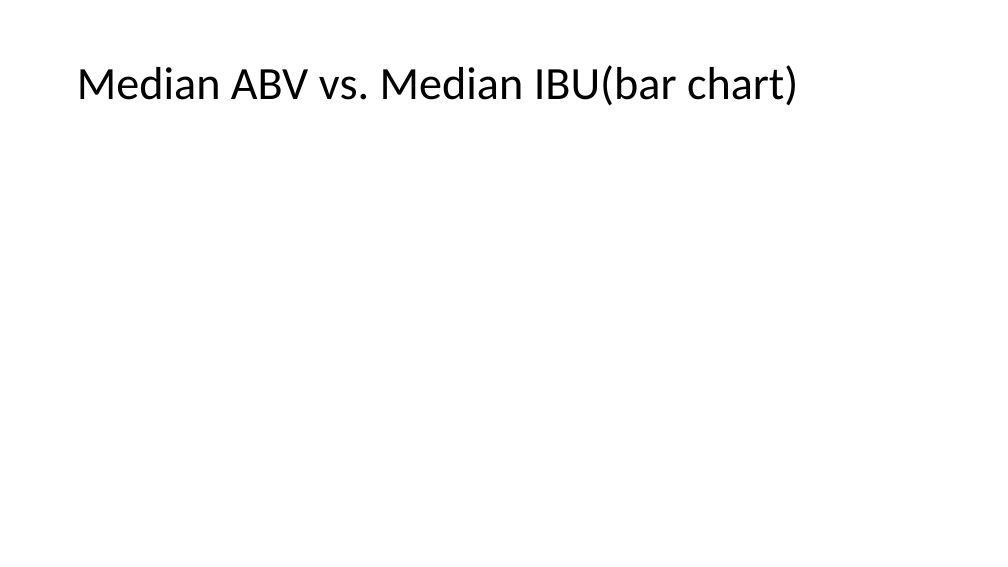
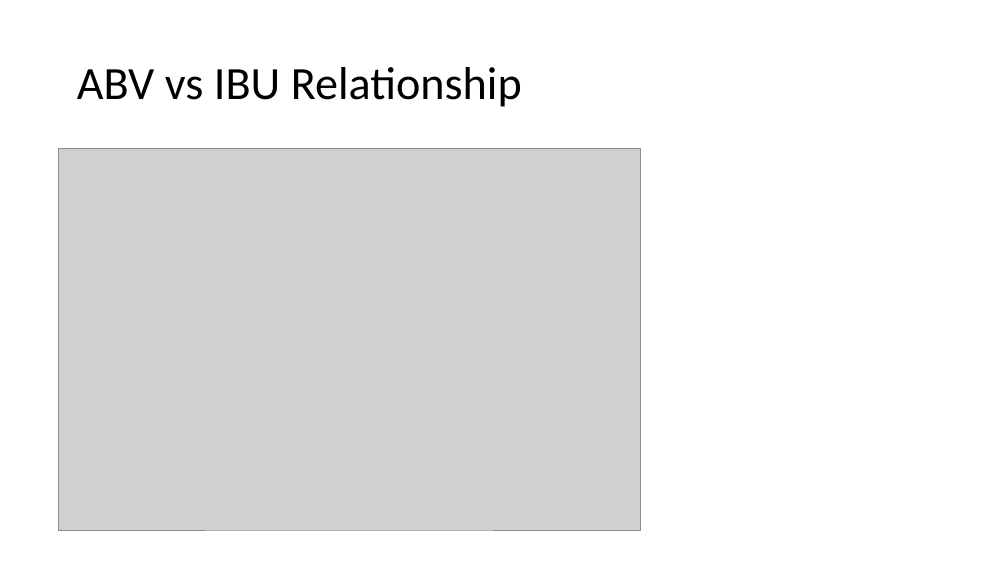
Before and after one commit to RiccoFerraro/dds_case_study_1, a slide deck: slide 19 of Beers_and_Breweries.pptx (slide 6 before the commit). Drawn at 1008x567 pixels with LibreOffice and Linux fonts; fonts in the diff are those of the drawing; grey boxes stand for pictures. Boxes give left, top, right and bottom in pixels: in the first picture for what was removed or moved away, otherwise in the second. Text is boxed around its words. In the diff, an @@ line names an element or a change of style, - is before the commit and + after.

```diff
--- a/Beers_and_Breweries.pptx
+++ b/Beers_and_Breweries.pptx
@@ title at [77,67,522,107]: text changed @@
-Median ABV vs. Median IBU(bar chart)
+ABV vs IBU Relationship
@@ picture added at [58,149,640,531] @@
```
Also in this commit, not shown: 5 other slides changed, 13 slides added, 2 slides removed, 3 other files.
